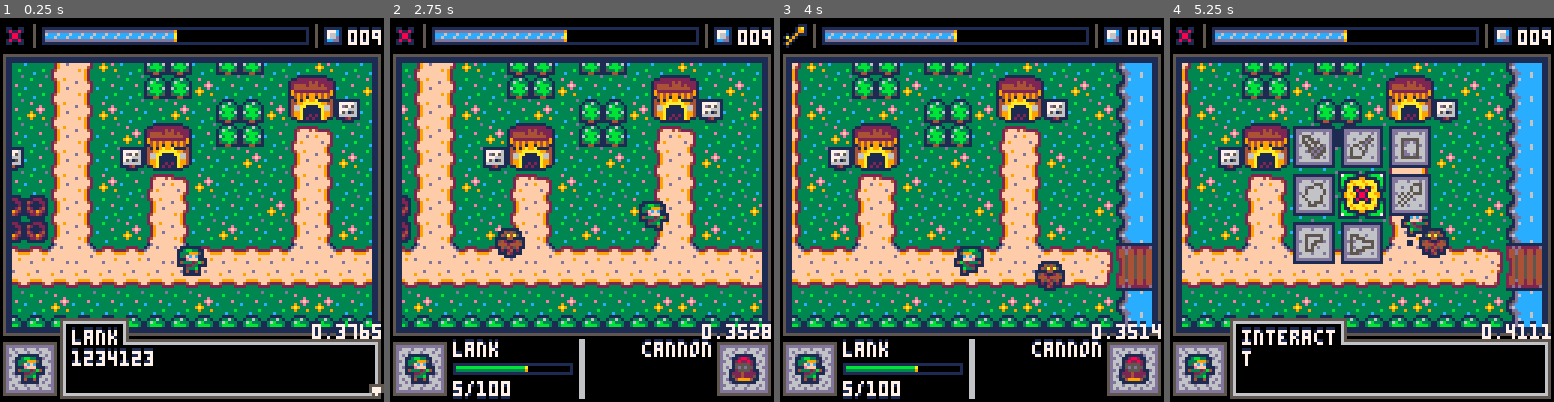
Above: before the commit, frames 1-4 (left to right).
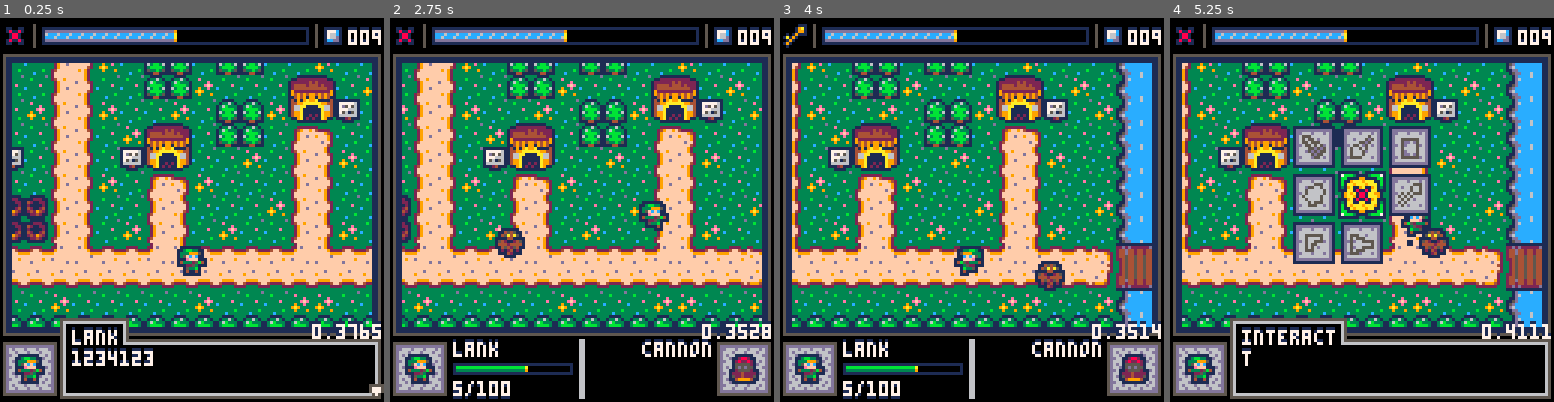
Above: after the commit, the same moments.

Repository: alanxoc3/zeldo-game
Game: PICO-8 cartridge zeldo.p8
Same seed, same stepped clock (60 frames per second), same inputs: the game is played once before the commit and once after it.
Inputs:
- Up to frame 1 (0.25 s): no input
- Up to frame 2 (2.75 s): tap X (X key) at 0.33, 1.07, 1.85 s; tap O (Z key) at 0.7, 1.7, 2.1, 2.5 s; hold Right 1.6-2.1 s; hold Up 2.15-2.42 s; hold Right from 2.47 s (still down)
- Up to frame 3 (4 s): tap O (Z key) at 2.9, 3.3, 3.7 s; tap X (X key) at 2.97 s; release Right at 3.03 s; hold Left 3.08-3.58 s; hold Down 3.63-3.97 s
- Up to frame 4 (5.25 s): hold Right 4.02-4.68 s; tap X (X key) at 4.08, 5.2 s; tap O (Z key) at 4.1, 4.5, 4.9 s; hold Up 4.73-5.03 s; hold Left from 5.08 s (still down)

The runs differ from the first frame. In frame 1, 0.5% of the frame differs, in the area x 12-88%, y 28-62%; in frame 2, 0.5%; in frame 3, 0.5%, in the area x 3-86%, y 28-70%; in frame 4, 0.4%.

Commit message:
Minor adjustments to path and graveyard

Diff:
--- a/zeldo.p8
+++ b/zeldo.p8
@@ -93,26 +93,26 @@
 00000000000000000001111111111000000000000000000011150000000051110004200000081000000000000000000000000000000000000000000000000000
 000000000000000000000000ffffffffffffffff0111111111111111111111101010101010101010101010101010101010101011011010101010101010105b6b
 000222220022220022000000fdffffffffffffdf1155544445554444444555111010101010101010101010000000000070707070707070707070707070707070
-0024fff4224ff422f4222200ffffffdfffffffff1222222222222222222222211010111101474747474747110111101010100111111110101010100111105b6b
-002fffff99ffff99fffff420fffffffffdffffff1222222222222222222222211010454545454545451010000000000070707171707070707070707070707070
-002fffdffffffffff9ffff20ffffffffffffffff1555555555555555555555511011010111474702024747111111011010111147471101111101331101115b6b
-002fffffffffff9fffffff20fffffffddfffffff1544444444422224444444511045450111011101454510000000000070707171717070041470707171707070
-024f9fffffdffffffffdff20fffdffd11dfffdff1222444444422224444422211001110111474702024747110111111010114724344708181818181828115b6b
-02fffffffffffffffffff420fffffd1001dfffff1222444444444455444422211045010101111111014510000000000070707171717070051570707171717070
-02ffffffffffffffffff9200fffffd1001dfffff155554444555445544455551100111111111474747471101110111101011472535470a1a1a1a1a4829015b6b
-024ff9ffff9fffffffff9200ffdfffd11dffdfff15555444455544444445555110450e1e2e3e4e5e6e4510000000000070707171717170061670717171717070
-0029fffffffff9fffdfff420fffffffddfffffff1222222222222222222222211011111101110111111101111111111010111147471101111101110939284c5c
-0029ffffffff999fffffff20ffffffffffffffff12222222222222222222222110450f1f2f3f4f5f6f4510000000000070707171717171071771717171717070
+00249ff9224ff422f4222200ffffffdfffffffff1222222222222222222222211010111101474747474747110111101010100111111110101010100111105b6b
+0029ffff99ffff99ffff9420fffffffffdffffff1222222222222222222222211010454545454545451010000000000070707171707070707070707070707070
+0029ffdffffffffff9fff920ffffff99ffffffff1555555555555555555555511011010111474702024747111111011010111147471101111101331101115b6b
+0029ffffffffff9ffffff920fffff922229fffff1544444444422224444444511045450111011101454510000000000070707171717070041470707171707070
+024fffffffdffffffffdff20fffd92200229fdff1222444444422224444422211001110111474702024747110111111010114724344708181818181828115b6b
+02fffffffffffffffffff420ffff92000029ffff1222444444444455444422211045010101111111014510000000000070707171717070051570707171717070
+02ffffffffffffffffff9200ffff9200002fffff155554444555445544455551100111111111474747471101110111101011472535470a1a1a1a1a4829015b6b
+024ff9ffff9fffffffff9200ffdf9220022fdfff15555444455544444445555110450e1e2e3e4e5e6e4510000000000070707171717170061670717171717070
+0029fffffffff9fffdfff420fffff922229fffff1222222222222222222222211011111101110111111101111111111010111147471101111101110939284c5c
+0029ffffffff999fffffff20ffffff9999ffffff12222222222222222222222110450f1f2f3f4f5f6f4510000000000070707171717171071771717171717070
 0029ffdfffdff9ffffffff20ffffffdfffffffff1555555555555555555555511010010111111111011101011101101010101111110110101010010a1a2a4d5d
 0029fffffdddfffffffff420fffffffffdffffff1544444444422224444444511045110111011111014510000000000070707171717171717171717171717070
 024fffffffdfffdfff9f9200fdffffffffffffdf1222444444422224444422211010101010101001111010101010101010101001111010101010101010105b6b
 02ffffffffffffffffff9200ffffffffffffffff1222444444444455444422211045450101111101454510000000000070707171717171717171717171717070
 024fffffffffffffffffff2000000000000000001445555545554455444555511010101010101011011010101010101010101011011010101010101010101010
-02ffdfffffffdffffff9f42000111111111111001445555545554444444555511010454545454545451010000000000070707171717171717171717171717070
-02fffffff9fffffffffff20001dd55555522dd101222222222222222222222211011110111110111011101101011011010110111011101011111011111011110
-02ffff9ffffffffffdfff2000155555552eeee101222222222222222222222211010101010101010101010000000000070707071717171717171717171707070
-024fffffff9999fffffff2000156cc65eeeeee101555555555555555555555511001111101110101110101101011111010110111110110101011010111110110
-0022224ff422224f4fff42000155cc55e7227e101444445544422224444444510000000000000000000000000000000070707070707070717170707070707070
+029fdfffffffdffffff9f42000111111111111001445555545554444444555511010454545454545451010000000000070707171717171717171717171717070
+029ffffff9fffffffffff20001dd55555522dd101222222222222222222222211011110111110111011101101011011010110111011101011111011111011110
+029fff9ffffffffffdfff2000155555552eeee101222222222222222222222211010101010101010101010000000000070707071717171717171717171707070
+02499fffff9999ffffff92000156cc65eeeeee101555555555555555555555511001111101110101110101101011111010110111110110101011010111110110
+0022224ff422224f499942000155cc55e7227e101444445544422224444444510000000000000000000000000000000070707070707070717170707070707070
 00000022220000222222200001555552ee22ee101144222244422224444422111001111010101011010111101001111001110101111111011011111101111111
 00000000000000000000000001d5552eeeeeed100111111111111111111111100000000000000000000000000000000070707070707070717170707070707070
 11111111135335310000000001dddddddddddd10001dcccc6cccccccccccc6d11011111010101011111111101001011011111111011110101011011111110111
@@ -293,33 +293,33 @@
 d7333120201515d7d7151515151515d7d7111111111111d7d7311515151531d7c4c58081818203808181818181818203b6b78081818181820202020202029596060616161616161717161616161616066667666766676614146766676667666703050305030503a3a40305030503050334041313131313131313131313130434
 d7151520201515d7d7151515151515d7d7111111111111d7d7151515151515d7d4d5a08483a203a08483a1a1a1849203b6b79083a1a18492141414141414a5a60616161616161617171616161616160687666766671414141414146667666795031212291212b0b3b4b012121212120334131313131313131313131313131334
 d7323215153232d7d7323209083232d7d7111111111111d7d7151520201515d7b6b70390920303039092120312909203b6b790920202909381818181818181810616161616161617171616161616160697871414141414424314141414149596031229121212b11229b112121229120334131313131313131313131313131334
-d7311515151531d7d7311515151531d7d7111111111111d7d7151520201515d7b6b70390921203129092030303909203b6b7909202029083a1a18483a1a1a1a106171717161616171716161617171706969714424314145253141442431495960305050503121280821212030505050334131313131313131313131313131334
-d7151515151515d7d7151515151515d7d7111111111111d7d7151515151515d7b6b70390938181819493820380949381b6b7909381819492020290921414858606161617161616171716161617161606969714525314141414141452531495960312121212122990921212121212120334131313131313131313131313131334
-d7311515151531d7d7311515151531d7d7111111111111d7d7311515151531d7b6b703a0a1a1a1a1a1a1a203a0a1a1a1b6b7a0a18483a1a2020290921414959606161617161616171716161617161606969714141414141414141414141495960329121212121290922912121229120334131313131313131313131313131334
-d6d6d6c6c7d6d6d7d6d6d6c6c7d6d6d7d6d6d61111d6d6d7d6d6d6c6c7d6d6d7b6b70303030303030303030303030303b6b7141490921414141490921414959606171717161616171716161617171706969714424314141414141442431495960305050503000090938181818203050334131313131313131313131313131334
-d7d6e7e7e7e7d6d6d7d6e7e7e7e7d6d6d7d6e7e7e7e7d6d6d7d6e7c6c7e7d6d603030303030303030303030303030303b6b714149092141414149092141495960616161616161617171616161616160696971452531414424314145253149596031212121212129083a1a1849212120334131313131313131313131313131334
+d7311515151531d7d7311515151531d7d7111111111111d7d7151520201515d7b6b70390921203129092030303909203b6b7909202029083a1a18483a1a1a1a106171717161616171716161617171706969714424314145253141442431495960305050400121280821212000405050334131313131313131313131313131334
+d7151515151515d7d7151515151515d7d7111111111111d7d7151515151515d7b6b70390938181819493820380949381b6b7909381819492020290921414858606161617161616171716161617161606969714525314141414141452531495960312121200122990921212121212120334131313131313131313131313131334
+d7311515151531d7d7311515151531d7d7111111111111d7d7311515151531d7b6b703a0a1a1a1a1a1a1a203a0a1a1a1b6b7a0a18483a1a2020290921414959606161617161616171716161617161606969714141414141414141414141495960329121203031290922912121229120334131313131313131313131313131334
+d6d6d6c6c7d6d6d7d6d6d6c6c7d6d6d7d6d6d61111d6d6d7d6d6d6c6c7d6d6d7b6b70303030303030303030303030303b6b7141490921414141490921414959606171717161616171716161617171706969714424314141414141442431495960305120303030090938181818200050334131313131313131313131313131334
+d7d6e7e7e7e7d6d6d7d6e7e7e7e7d6d6d7d6e7e7e7e7d6d6d7d6e7c6c7e7d6d603030303030303030303030303030303b6b714149092141414149092141495960616161616161617171616161616160696971452531414424314145253149596031212030312129083a1a1849212120334131313131313131313131313131334
 d733f7f7f7f733d7d731f7f7f7f731d7d733f7f7f7f733d7d733f71515f733d70303031212121212121212121203b5b6b6b7141490920202808194938182959606161616161616171716161616161606969714141414145253141414141495960312121212122990921212909212120334131313131313131313131313131334
-d7151515151515d7d7151515151515d7d7151515151515d7d7151515151515d70303121203120380818181818182b5b6b6b71414909202029083a1a18492959606061616161616171716161616160606969786868714141414141485868696960303298081818194920304909212030334041313131313131313131313130434
-d7424315154243d7d7151515151515d7d7153315153315d7d7313115153131d7818181820303039083a1a1a18492c4c5c4c5808194938181949202029092959606060606060606161606060606060606969796969787871414858695969696960329129083a1a1a1a20304909212120336363636363637131335363636363634
-d7525315155253d7d7151515151515d7d7151515151515d7d7151515151515d7a1a184938181819492030303a0a2d4d5d4d5a0a1a1a1a1a18492020290929596060606060606061616060606060606060606060696979796a71414a5959696960312129092000303030304909212120334363636363637131335363636363636
-d7151515151515d7d7301515151530d7d7151515151515d7d7241515151524d70303a0a1a1a1a1a1a20312031212b5b6b6b714141414141490938181949295960616161616161616160606161616161616161606969697a702808214a59596960305299092120304040404909212050334131313131313131304424313131334
-d7151515151515d7d7151515151515d7d7151515151515d7d7151515151515d70303031212121212121212121203b5b6b6b7020202020202a0a1a1a1a1a295960616161616161616160606165816161616591606969697020290921414a595960312129092120304808181949229120334131313131313131304525313131334
-d6d6d6c6c7d6d6d7d6d6d6c6c7d6d6d7d6d6d6c6c7d6d6d7d6d6d6c6c7d6d6d70303030303030303030303030303b5b6b6b785868686868686868686868695960616160606060616160606161616694e161616069697a702029092141414959603291290921203049083a1a1a212120334131304040404131304040404131334
-b6b710111111101011111111111111111011111111101111111111101111b5b6b6b701010101010101010101010101010101010101010101010101010101b5b60616161642430642430606165a161616166c1606a6a71402029092481414a5a60304129092121212909212121212040334131304131304131313131304131334
-b6b701010101010101010101010101626301010101010101010101010101b5b6b6b711111111111110101111111011747411110110111111111011111110b5b606161616525306525306061616161616161616069714140202909381818214950312129092121212909212040412290334131304131304131313131304131334
-b6b701011101011111111001010101727301010101101111100101110101b5b6b6b711111110111111111110111174424374110111111110111111111111b5b606161606060606060606060606061616060606069714140202a0a1a1849214950304129092121212909212121212040334131304131313131304131304131334
-b6b711111001011001011111111033808201101111110101110101111110b5b6b6b711100101010101010101011174525374100111110101011110011011b5b606161616161616161616161616161616161616069714140202020202909214950312299092120304909381818212120334131304131313131304131304131334
-b6b710111111101101011101011111909210110101110101111110111111b5b6b6b710110110111111111110011110747411110111100101011111011110b5b606161616161616161616161616161616161616069714140202020202909214950304129092120304a0a1a1849212040334131304040404131304040404131334
-b6b711111162631111111001011111909211110101101111116263111011b5b6b6b711110111111110111110010101010101010111111011111111011111b5b606060606060606060606060606061616060606069714808181818181949214950312129092120304040404909212290334131313424304131313131313131334
-b6b711113372731101011110111110909210111110110101107273331110b5b6b6b711110111110101011111111111101011111011111111111011011111b5b60606060606060606060606060606161606060606976a9083a1a1a1a1a1a214950304129092120303030304909229040334131313525304131313131313131334
-b6b710111180821001011162631111909211106263110101118082111111b5b6b6b711100111100101011111010101010101010101010101010101011011b5b606424316161616424306064243161616064243069714909202020202021414950312129093818182120304909212120336363636363637131335363636363634
-b6b711101190921111111172733311909211337273111110119092101111b5b6b6b711111111111011111110011110111111111110101111111110111111b5b60652531616161652530606525316161606525306971490920202020202141495030412a0a1a18492120304909212040334363636363637131335363636363636
-b6b711111190921110111180821111909210118082101111119092111111b5b6b6b710111110111111111111011001010101111111111111111011114c10b5b606161606060606060606060606160606061616069714909381818202021414950312121212129092291212909212120334131313131313131313131313131334
-b6b711111090921011111090921919909211119092111111109092111110b5b6b6b701010101010101010101011133010133100101010101010101010101b5b606161606424316161616161616164243061616069714a0a1a1849202021414950312126263299093818181949212040334131313131313131313131313131334
-b6b711111090921111101190921919909211109092111011119092101111b5b6b6b711101111111111111110111111111111111011111110111111111111b5b606161606525316161616161616165253061616069714141919909202021485860312057273129083a1a1a1849229120334132213131313131313131313221334
-c4c580818194938181818194938181949381819493818181819493818182c4c5c4c580818181818181818181818181818181818181818181818181818182c4c50616160606061606060606060606060606161606a714141919909202028595968181818181819492121212909381818134131313131313131313131313131334
-d4d5a0a1a1a1a1a1a1a1a1a1a1a1a1a1a1a1a1a1a1a1a1a1a1a1a1a1a1a2d4d5d4d5a0a1a1a1a1a1a1a1a1a1a1a1a1a1a1a1a1a1a1a1a1a1a1a1a1a1a1a2d4d50642430616161642430606424316161616424306818181818194920202959696a1a1a1a1a1a1a1a2120303a0a1a1a1a134131313131313131313131313131334
-b6b701011111111111101011111111101111111111101111111010111110b5b6b6b711111111111010111111111011111110111111101111111111111011b5b60652530616161652530606525316161616525306a1a1a1a1a1a1a202859596960329121212121229120303121212120334131313131313131313131313131334
+d7151515151515d7d7151515151515d7d7151515151515d7d7151515151515d70303121203120380818181818182b5b6b6b71414909202029083a1a18492959606061616161616171716161616160606969786868714141414141485868696960304298081818194920303909212040334041313131313131313131313130434
+d7424315154243d7d7151515151515d7d7153315153315d7d7313115153131d7818181820303039083a1a1a18492c4c5c4c5808194938181949202029092959606060606060606161606060606060606969796969787871414858695969696960329129083a1a1a1a20303909212120336363636363637131335363636363634
+d7525315155253d7d7151515151515d7d7151515151515d7d7151515151515d7a1a184938181819492030303a0a2d4d5d4d5a0a1a1a1a1a18492020290929596060606060606061616060606060606060606060696979796a71414a5959696960312129092000303030303909212120334363636363637131335363636363636
+d7151515151515d7d7301515151530d7d7151515151515d7d7241515151524d70303a0a1a1a1a1a1a20312031212b5b6b6b714141414141490938181949295960616161616161616160606161616161616161606969697a702808214a59596960305299092120303030303909212050334131313131313131304424313131334
+d7151515151515d7d7151515151515d7d7151515151515d7d7151515151515d70303031212121212121212121203b5b6b6b7020202020202a0a1a1a1a1a295960616161616161616160606165816161616591606969697020290921414a595960312129092120303808181949229120334131313131313131304525313131334
+d6d6d6c6c7d6d6d7d6d6d6c6c7d6d6d7d6d6d6c6c7d6d6d7d6d6d6c6c7d6d6d70303030303030303030303030303b5b6b6b785868686868686868686868695960616160606060616160606161616694e161616069697a702029092141414959603291290921203039083a1a1a212120334131304040404131304040404131334
+b6b710111111101011111111111111111011111111101111111111101111b5b6b6b701010101010101010101010101010101010101010101010101010101b5b60616161642430642430606165a161616166c1606a6a71402029092481414a5a60304129092121212909212030312040334131304131304131313131304131334
+b6b701010101010101010101010101626301010101010101010101010101b5b6b6b711111111111110101111111011747411110110111111111011111110b5b606161616525306525306061616161616161616069714140202909381818214950312129092121212909212030312290334131304131304131313131304131334
+b6b701011101011111111001010101727301010101101111100101110101b5b6b6b711111110111111111110111174424374110111111110111111111111b5b606161606060606060606060606061616060606069714140202a0a1a1849214950304129092121212909212030312040334131304131313131304131304131334
+b6b711111001011001011111111033808201101111110101110101111110b5b6b6b711100101010101010101011174525374100111110101011110011011b5b606161616161616161616161616161616161616069714140202020202909214950312299092120303909381818212120334131304131313131304131304131334
+b6b710111111101101011101011111909210110101110101111110111111b5b6b6b710110110111111111110011110747411110111100101011111011110b5b606161616161616161616161616161616161616069714140202020202909214950304129092120303a0a1a1849212040334131304040404131304040404131334
+b6b711111162631111111001011111909211110101101111116263111011b5b6b6b711110111111110111110010101010101010111111011111111011111b5b606060606060606060606060606061616060606069714808181818181949214950312129092120303030303909212290334131313424304131313131313131334
+b6b711113372731101011110111110909210111110110101107273331110b5b6b6b711110111110101011111111111101011111011111111111011011111b5b60606060606060606060606060606161606060606976a9083a1a1a1a1a1a214950304129092120303030303909229040334131313525304131313131313131334
+b6b710111180821001011162631111909211106263110101118082111111b5b6b6b711100111100101011111010101010101010101010101010101011011b5b606424316161616424306064243161616064243069714909202020202021414950312129093818182120303909212120336363636363637131335363636363634
+b6b711101190921111111172733311909211337273111110119092101111b5b6b6b711111111111011111110011110111111111110101111111110111111b5b60652531616161652530606525316161606525306971490920202020202141495030412a0a1a18492120303909212040334363636363637131335363636363636
+b6b711111190921110111180821111909210118082101111119092111111b5b6b6b710111110111111111111011001010101111111111111111011111110b5b606161606060606060606060606160606061616069714909381818202021414950312121212129092290303909212120334131313131313131313131313131334
+b6b711111090921011111090921919909211119092111111109092111110b5b6b6b701010101010101010101011133010133100101010101010101010101b5b606161606424316161616161616164243061616069714a0a1a1849202021414950312126263299092121212909212040334131313131313131313131313131334
+b6b711111090921111101190921919909211109092111011119092101111b5b6b6b711101111111111111110111111111111111011111110111111111111b5b606161606525316161616161616165253061616069714141919909202021485860312057273129092121212909229120334132213131313131313131313221334
+c4c580818194938181818194938181949381819493818181819493818182c4c5c4c580818181818181818181818181818181818181818181818181818182c4c50616160606061606060606060606060606161606a714141919909202028595968181818181819493818181949381818134131313131313131313131313131334
+d4d5a0a1a1a1a1a1a1a1a1a1a1a1a1a1a1a1a1a1a1a1a1a1a1a1a1a1a1a2d4d5d4d5a0a1a1a1a1a1a1a1a1a1a1a1a1a1a1a1a1a1a1a1a1a1a1a1a1a1a1a2d4d50642430616161642430606424316161616424306818181818194920202959696a1a1a1a1a1a1a1a1a1a1a1a1a1a1a1a134131313131313131313131313131334
+b6b701011111111111101011111111101111111111101111111010111110b5b6b6b711111111111010111111111011111110111111101111111111111011b5b60652530616161652530606525316161616525306a1a1a1a1a1a1a202859596960329121212121229121212121212120334131313131313131313131313131334
 b6b701010101010101010101010101010101010101010101010101010101b5b6b6b701010101010101010101010101010101010101010101010101010101b5b606060606161606060606060606060606060606068686868686868686959696960303030303030303030303030303030336363636363637131335363636363634
 
 
